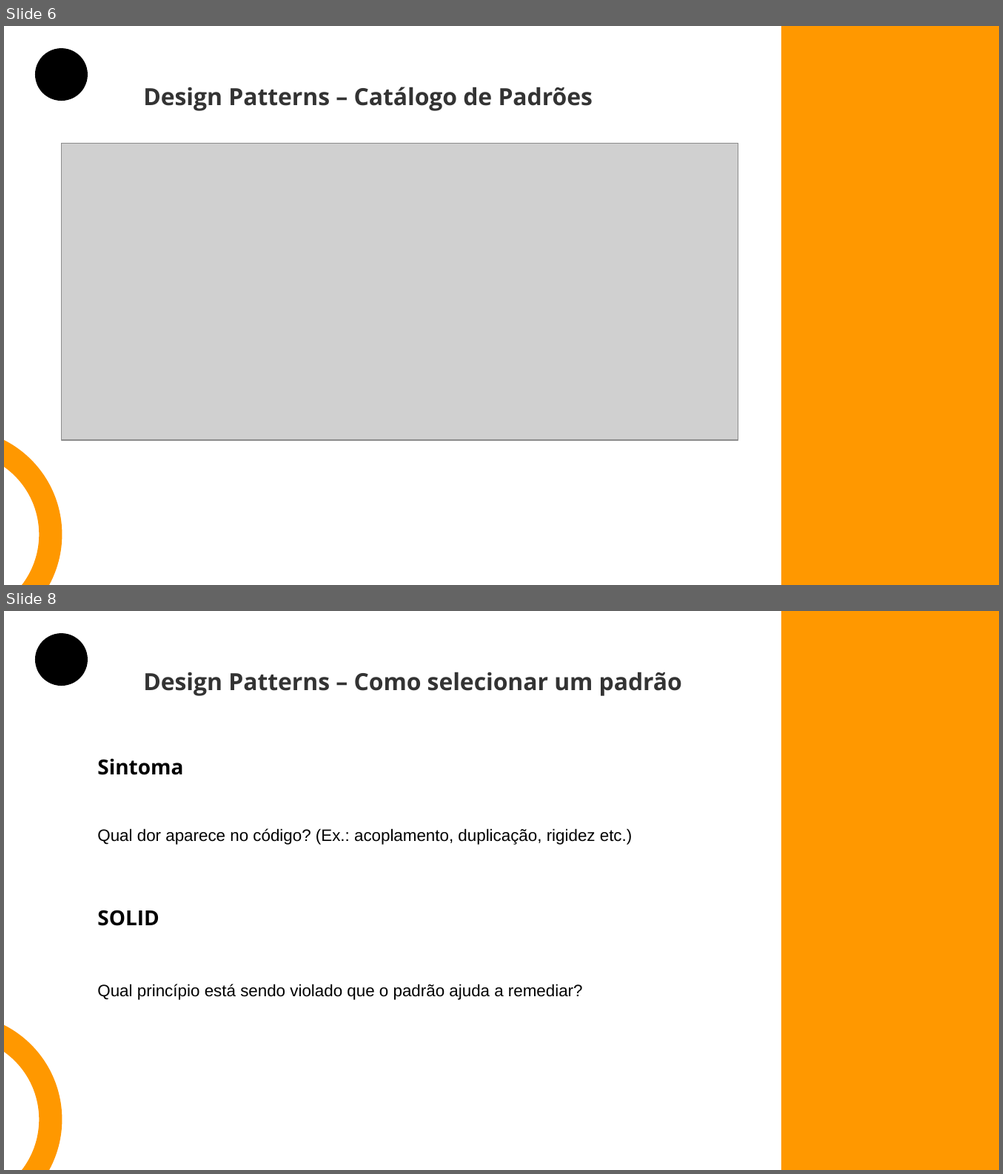
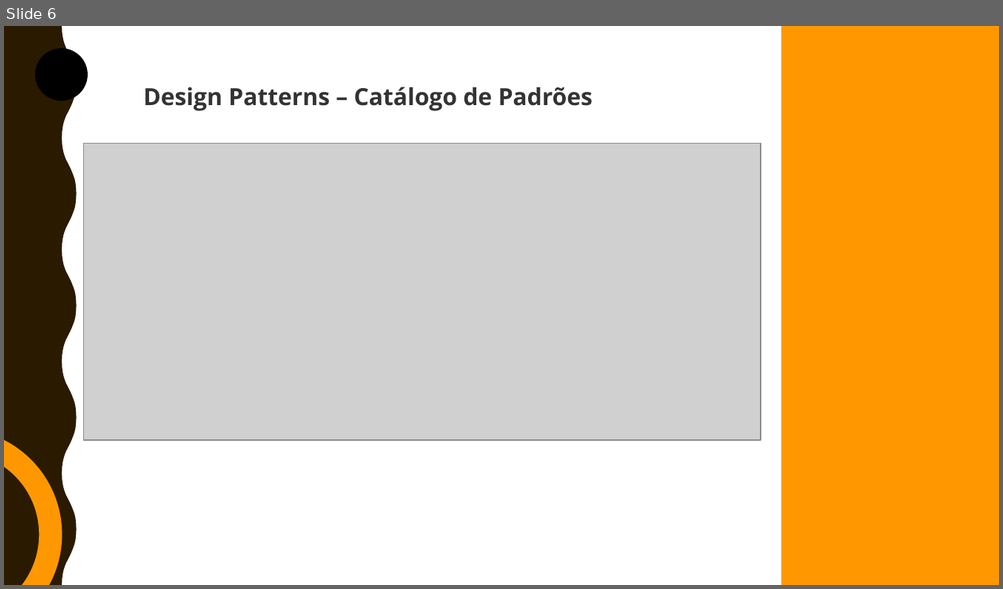
Before and after one commit to brunoduartec/workshops, a slide deck: Design Patterns/Design Patterns.pptx. Shown one above the other, each under a label of ours: slides 6 and 8 before the commit, slide 6 after it; the slides between them are not shown. The pictures are 1003x1174 and 1003x589 pixels, drawn with LibreOffice and Linux fonts; fonts in the diff are those of the drawing; grey boxes stand for pictures. Boxes give left, top, right and bottom in pixels: in the first picture for what was removed or moved away, otherwise in the second. Text is boxed around its words. In the diff, an @@ line names an element or a change of style, - is before the commit and + after.

Commit message:
feat: adicionando patterns

```diff
--- a/Design Patterns/Design Patterns.pptx
+++ b/Design Patterns/Design Patterns.pptx
@@ slide 8 removed at (x1=4, y1=611, x2=999, y2=1170), background #FFFFFF @@
@@ rectangle removed at (x1=781, y1=611, x2=999, y2=1170) @@
@@ ellipse removed at (x1=35, y1=633, x2=88, y2=686) @@
@@ text removed at (x1=143, y1=672, x2=682, y2=696) @@
-Design Patterns – Como selecionar um padrão
@@ text removed at (x1=97, y1=758, x2=183, y2=775) @@
-Sintoma
@@ text removed at (x1=97, y1=829, x2=632, y2=845) @@
-Qual dor aparece no código? (Ex.: acoplamento, duplicação, rigidez etc.)
@@ text removed at (x1=97, y1=910, x2=159, y2=926) @@
-SOLID
@@ text removed at (x1=97, y1=984, x2=583, y2=1000) @@
-Qual princípio está sendo violado que o padrão ajuda a remediar?
@@ ellipse removed at (x1=4, y1=1025, x2=51, y2=1170) @@
@@ slide 6 changed as well @@
@@ freeform shape added at (x1=4, y1=26, x2=77, y2=585), fill #2A1A00 @@
@@ picture moved from (x1=62, y1=144, x2=738, y2=440) to (x1=84, y1=144, x2=760, y2=440) @@
```
Also in this commit, not shown: 12 other slides changed, 3 slides added, 40 other files.
